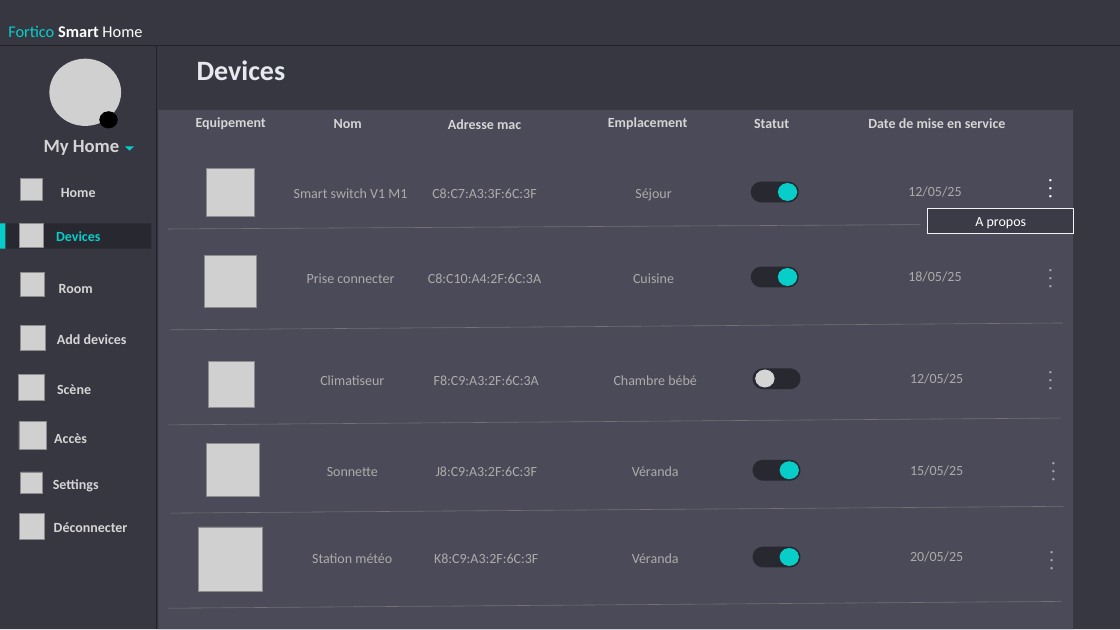
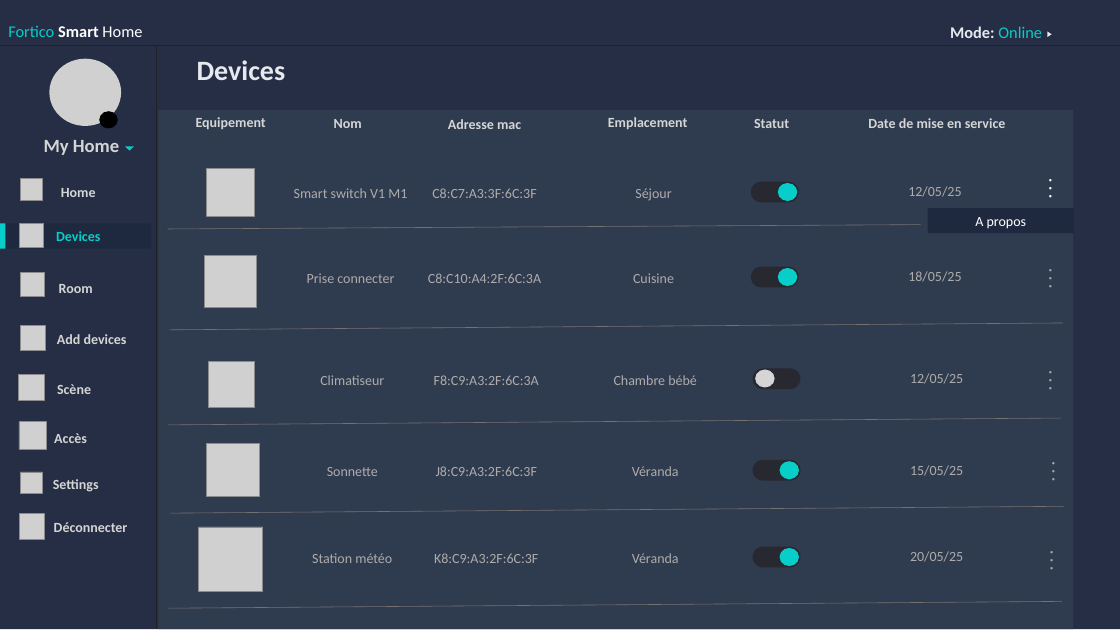
Before and after one commit to Fortuno-tech/Software, a slide deck: slide 10 of UI-model/UI design Fortico.pptx (slide 11 before the commit). Drawn at 1120x630 pixels with LibreOffice and Linux fonts; fonts in the diff are those of the drawing; grey boxes stand for pictures; background and template pictures are left out. Boxes give left, top, right and bottom in pixels: in the first picture for what was removed or moved away, otherwise in the second. Text is boxed around its words. In the diff, an @@ line names an element or a change of style, - is before the commit and + after.

```diff
--- a/UI-model/UI design Fortico.pptx
+++ b/UI-model/UI design Fortico.pptx
@@ rectangle at [0,0,1120,629]: fill #373742 to #252E44 @@
@@ text added at [950,26,1042,38], 14 pt, text #07CEC9 @@
+Mode: Online
@@ triangle added at [1048,31,1052,37], fill #E6EAEE @@
@@ rectangle at [159,110,1074,629]: fill #4A4A58 to #2F3C4F @@
@@ rectangle "A propos" at [928,208,1074,234]: fill #3B3B47 to #1E293F; outline #F2F2F2 0.75 pt to none @@
@@ rectangle "Devices" at [5,223,151,249]: fill #282830 to #1E293F @@
```
Also in this commit, not shown: 25 other slides changed, 4 other files.
